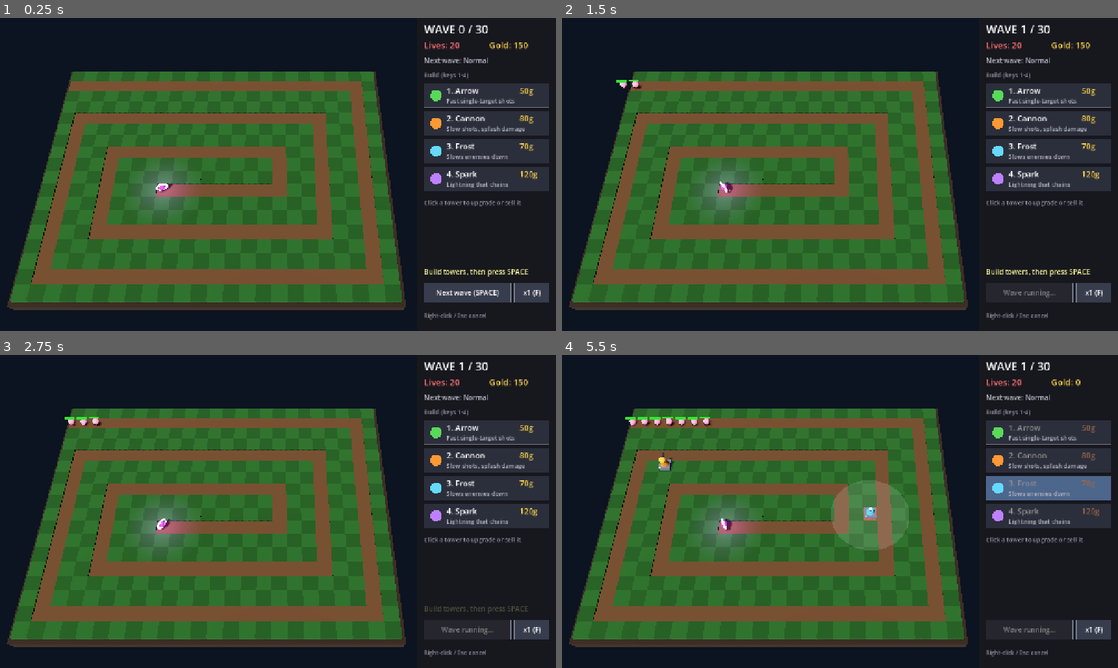
Above: before the commit, frames 1-4 (two rows, left to right).
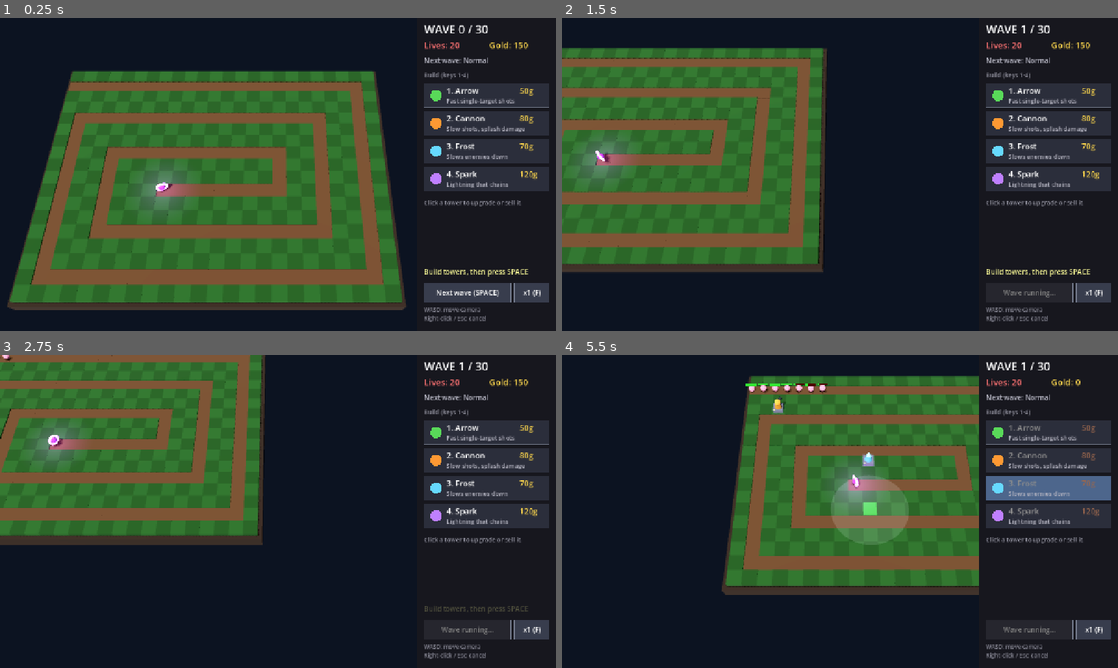
Above: after the commit, the same moments.

Repository: gettic/Gettics-first-TD
Game: Godot game, scene res://main.tscn
The game is run twice, just before and just after one commit, with the same random seed, the same clock (stepped at 60 frames per second) and the same inputs.
Inputs (mouse positions are in pixels of both pictures, inside the frame that each line leads up to):
- Up to frame 1 (0.25 s): no input
- Up to frame 2 (1.5 s): tap Enter at 0.5 s; move the mouse to (962, 158) at 0.52 s; hold D 0.53-1.28 s; tap X at 0.6 s; click (962, 158) at 0.67 s; tap Space at 0.77 s; tap Delete at 0.8, 1.35 s; move the mouse to (728, 190) at 1.27 s; hold S from 1.28 s (still down); click (728, 190) at 1.42 s
- Up to frame 3 (2.75 s): tap Space at 1.52 s; tap X at 1.55, 2.1 s; move the mouse to (333, 442) at 2.02 s; release S at 2.03 s; hold D from 2.03 s (still down); click (333, 442) at 2.17 s; tap Delete at 2.3 s
- Up to frame 4 (5.5 s): move the mouse to (812, 574) at 2.77 s; release D at 2.78 s; hold W 2.78-3.53 s; tap Delete at 2.85, 3.8, 5.3 s; click (812, 574) at 2.92 s; tap Space at 3.02, 3.77, 4.52 s; tap X at 3.05, 4.55 s; move the mouse to (1006, 558) at 3.52 s; hold A 3.53-5.03 s; tap 1 at 3.6 s; click (1006, 558) at 3.67 s; move the mouse to (673, 464) at 4.27 s; tap 2 at 4.35 s; click (673, 464) at 4.42 s; move the mouse to (867, 511) at 5.02 s; hold S from 5.03 s (still down); tap 3 at 5.1 s; click (867, 511) at 5.17 s

The runs differ from the first frame. In frame 1, 1.8% of the frame differs, in the area x 1-88%, y 17-98%; in frame 2, 44%; in frame 3, 55%, in the area x 0-88%, y 0-98%; in frame 4, 44%.

Commit message:
Add WASD camera movement and fix ground seams
- Move the camera with WASD; selling a tower is now X or Delete
- Overlap ground tiles so no black gaps show between them
- Turn on anti-aliasing (MSAA) and brighten ambient light a little
- Update README controls and screenshot

Diff:
--- a/main.gd
+++ b/main.gd
@@ -11,6 +11,8 @@
 const SCREEN_W := 1280
 const SCREEN_H := 720
 const PANEL_LEFT := 960
+const CAMERA_SPEED := 12.0  # tiles per second
+const CAMERA_LIMIT := Vector2(9.0, 7.0)  # how far the camera can move from its start
 const MAX_WAVE := 30
 const START_GOLD := 150
 const START_LIVES := 20
@@ -140,6 +142,7 @@
 
 # 3D scene pieces
 var camera: Camera3D
+var camera_home: Vector3
 var hud: Node2D
 var portal: Node3D
 var range_disc: MeshInstance3D
@@ -212,7 +215,10 @@
 
 # Finds the map tile under the mouse by shooting a ray from the camera to the ground.
 func mouse_cell() -> Vector2i:
-	var mp := get_viewport().get_mouse_position()
+	return screen_to_cell(get_viewport().get_mouse_position())
+
+
+func screen_to_cell(mp: Vector2) -> Vector2i:
 	var from := camera.project_ray_origin(mp)
 	var dir := camera.project_ray_normal(mp)
 	if absf(dir.y) < 0.0001:
@@ -267,7 +273,7 @@
 	env.background_color = Color(0.015, 0.02, 0.03)
 	env.ambient_light_source = Environment.AMBIENT_SOURCE_COLOR
 	env.ambient_light_color = Color(0.55, 0.6, 0.7)
-	env.ambient_light_energy = 0.35
+	env.ambient_light_energy = 0.45
 	env.tonemap_mode = Environment.TONE_MAPPER_FILMIC
 	env.glow_enabled = true
 	var world_env := WorldEnvironment.new()
@@ -288,10 +294,13 @@
 	camera.look_at(Vector3(COLS / 2.0, 0.0, ROWS / 2.0 + 0.3))
 	# Shift the view so the map is centered in the area left of the side panel
 	camera.h_offset = 4.4
-
-	# Ground: grass tiles, with the path sunk a little lower
+	camera_home = camera.position
+
+	# Ground: grass tiles, with the path sunk a little lower.
+	# Tiles are slightly bigger than one unit so they overlap and no gaps show between them.
+	# The two grass colors sit at very slightly different heights so the overlaps don't flicker.
 	var tile := BoxMesh.new()
-	tile.size = Vector3(1, 0.5, 1)
+	tile.size = Vector3(1.01, 0.5, 1.01)
 	var grass_a := mat(Color(0.11, 0.24, 0.09))
 	var grass_b := mat(Color(0.13, 0.28, 0.11))
 	var dirt := mat(Color(0.3, 0.2, 0.12))
@@ -299,8 +308,10 @@
 		for y in ROWS:
 			if path_cells.has(Vector2i(x, y)):
 				add_mesh(self, tile, dirt, Vector3(x + 0.5, -0.33, y + 0.5))
+			elif (x + y) % 2 == 0:
+				add_mesh(self, tile, grass_a, Vector3(x + 0.5, -0.25, y + 0.5))
 			else:
-				add_mesh(self, tile, grass_a if (x + y) % 2 == 0 else grass_b, Vector3(x + 0.5, -0.25, y + 0.5))
+				add_mesh(self, tile, grass_b, Vector3(x + 0.5, -0.252, y + 0.5))
 	var base := BoxMesh.new()
 	base.size = Vector3(COLS + 0.6, 1.0, ROWS + 0.6)
 	add_mesh(self, base, mat(Color(0.16, 0.12, 0.09)), Vector3(COLS / 2.0, -0.85, ROWS / 2.0))
@@ -552,8 +563,27 @@
 				state = "won"
 			else:
 				flash("Wave %d cleared! +%d gold" % [wave, bonus])
+	update_camera(delta)
 	update_visuals(delta)
 	hud.queue_redraw()
+
+
+# Moves the camera with WASD (by key position, so it works on any keyboard layout).
+func update_camera(delta: float) -> void:
+	var dir := Vector2.ZERO
+	if Input.is_physical_key_pressed(KEY_W):
+		dir.y -= 1
+	if Input.is_physical_key_pressed(KEY_S):
+		dir.y += 1
+	if Input.is_physical_key_pressed(KEY_A):
+		dir.x -= 1
+	if Input.is_physical_key_pressed(KEY_D):
+		dir.x += 1
+	if dir == Vector2.ZERO:
+		return
+	var move := dir.normalized() * CAMERA_SPEED * delta
+	camera.position.x = clampf(camera.position.x + move.x, camera_home.x - CAMERA_LIMIT.x, camera_home.x + CAMERA_LIMIT.x)
+	camera.position.z = clampf(camera.position.z + move.y, camera_home.z - CAMERA_LIMIT.y, camera_home.z + CAMERA_LIMIT.y)
 
 
 func update_spawning(dt: float) -> void:
@@ -756,7 +786,7 @@
 				start_wave()
 			KEY_U:
 				upgrade_selected()
-			KEY_S:
+			KEY_X, KEY_DELETE:
 				sell_selected()
 			KEY_F:
 				toggle_speed()
@@ -922,7 +952,7 @@
 			button(UPGRADE_RECT, "Upgrade %dg (U)" % cost, gold >= cost)
 		else:
 			button(UPGRADE_RECT, "Max level", false)
-		button(SELL_RECT, "Sell %dg (S)" % int(selected.spent * 0.7))
+		button(SELL_RECT, "Sell %dg (X)" % int(selected.spent * 0.7))
 	else:
 		text(Vector2(PANEL_X, 430), "Click a tower to upgrade or sell it.", 14, Color(0.6, 0.6, 0.65))
 
@@ -932,7 +962,8 @@
 	var wave_label := "Wave running..." if wave_running else "Next wave (SPACE)"
 	button(WAVE_RECT, wave_label, not wave_running and state == "playing")
 	button(SPEED_RECT, "x%d (F)" % game_speed, true, game_speed > 1)
-	text(Vector2(PANEL_X, 690), "Right-click / Esc: cancel", 13, Color(0.55, 0.55, 0.6))
+	text(Vector2(PANEL_X, 676), "WASD: move camera", 13, Color(0.55, 0.55, 0.6))
+	text(Vector2(PANEL_X, 696), "Right-click / Esc: cancel", 13, Color(0.55, 0.55, 0.6))
 
 
 func draw_end_screen() -> void:
--- a/project.godot
+++ b/project.godot
@@ -17,3 +17,4 @@
 
 renderer/rendering_method="gl_compatibility"
 renderer/rendering_method.mobile="gl_compatibility"
+anti_aliasing/quality/msaa_3d=2
Binary file changed: screenshot.png
